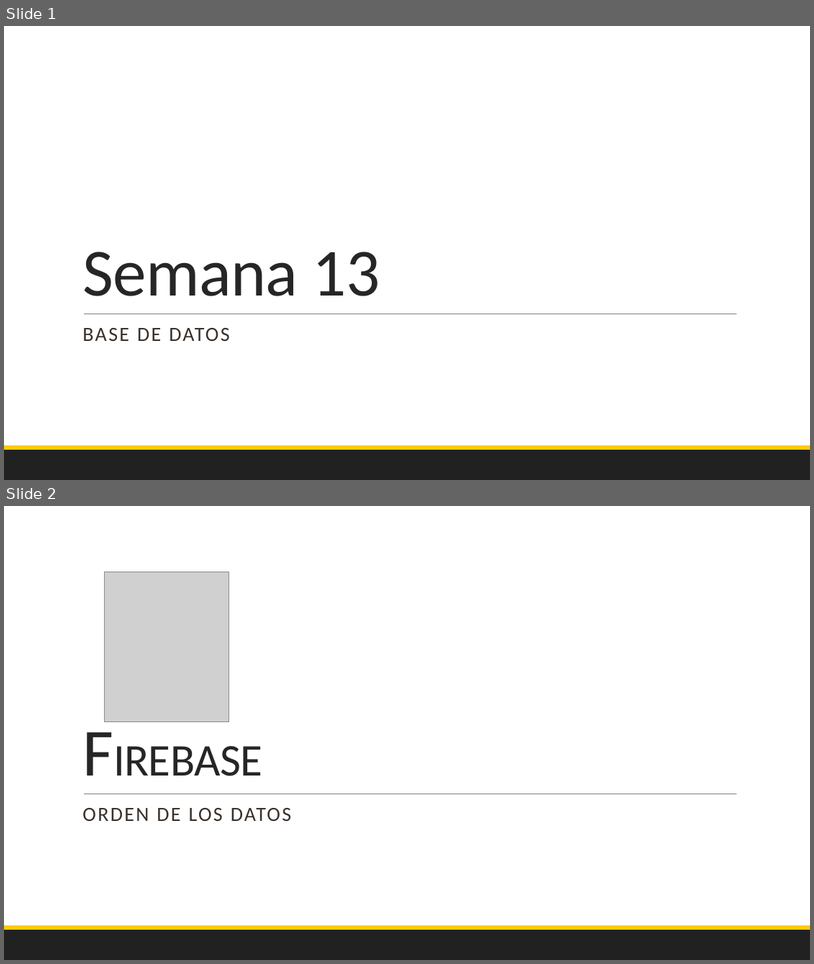
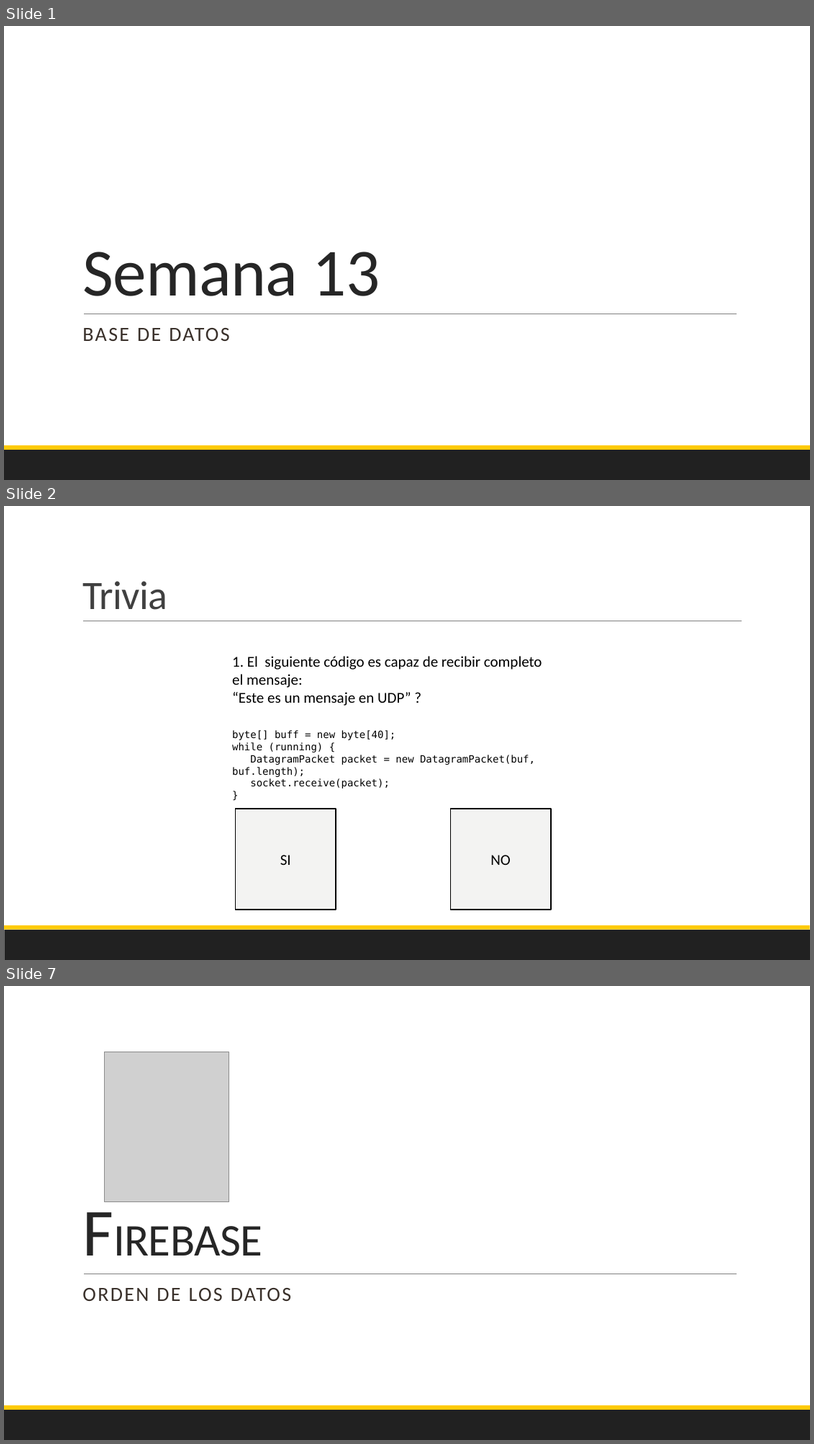
Before and after one commit to Domiciano/EcoApp201, a slide deck: Semana 13/PresentacionMartes.pptx. Shown one above the other, each under a label of ours: slides 1 and 2 before the commit, slides 1, 2 and 7 after it; the slides between them are not shown. The pictures are 814x964 and 814x1444 pixels, drawn with LibreOffice and Linux fonts; fonts in the diff are those of the drawing; grey boxes stand for pictures. Boxes give left, top, right and bottom in pixels: in the first picture for what was removed or moved away, otherwise in the second. Text is boxed around its words. In the diff, an @@ line names an element or a change of style, - is before the commit and + after.

```diff
--- a/Semana 13/PresentacionMartes.pptx
+++ b/Semana 13/PresentacionMartes.pptx
@@ slide 2 added at box(4, 506, 810, 960), background #FFFFFF; not listed: 2 template elements that a slide beside it also shows @@
@@ title added at box(82, 581, 167, 610), 48 pt, text #404040 @@
+Trivia
@@ line added from (83, 621) to (743, 621), #808080 0.5 pt @@
@@ text added at box(232, 656, 543, 705), 18 pt, text #000000 @@
+1. El siguiente código es capaz de recibir completo el mensaje:
+“Este es un mensaje en UDP” ?
@@ text added at box(232, 730, 535, 788), 12 pt, text #000000 @@
+byte[] buff = new byte[40];
+while (running) {
+DatagramPacket packet = new DatagramPacket(buf, buf.length);
+socket.receive(packet);
+}
@@ rectangle added at box(236, 808, 336, 909), fill #F3F3F2, outline #000000 1.25 pt, 18 pt, text #000000 @@
+SI
@@ rectangle added at box(450, 808, 551, 909), fill #F3F3F2, outline #000000 1.25 pt, 18 pt, text #000000 @@
+NO
@@ what was slide 2 is now slide 7 @@
```
Also in this commit, not shown: 6 other slides added, 2 other files.
